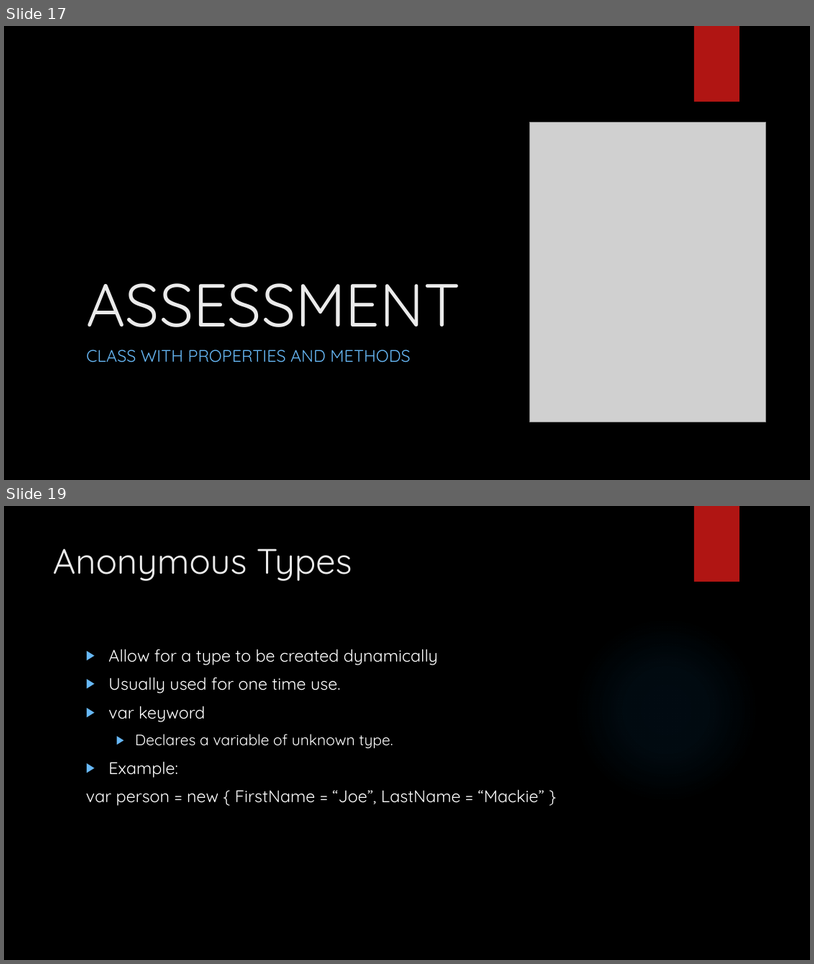
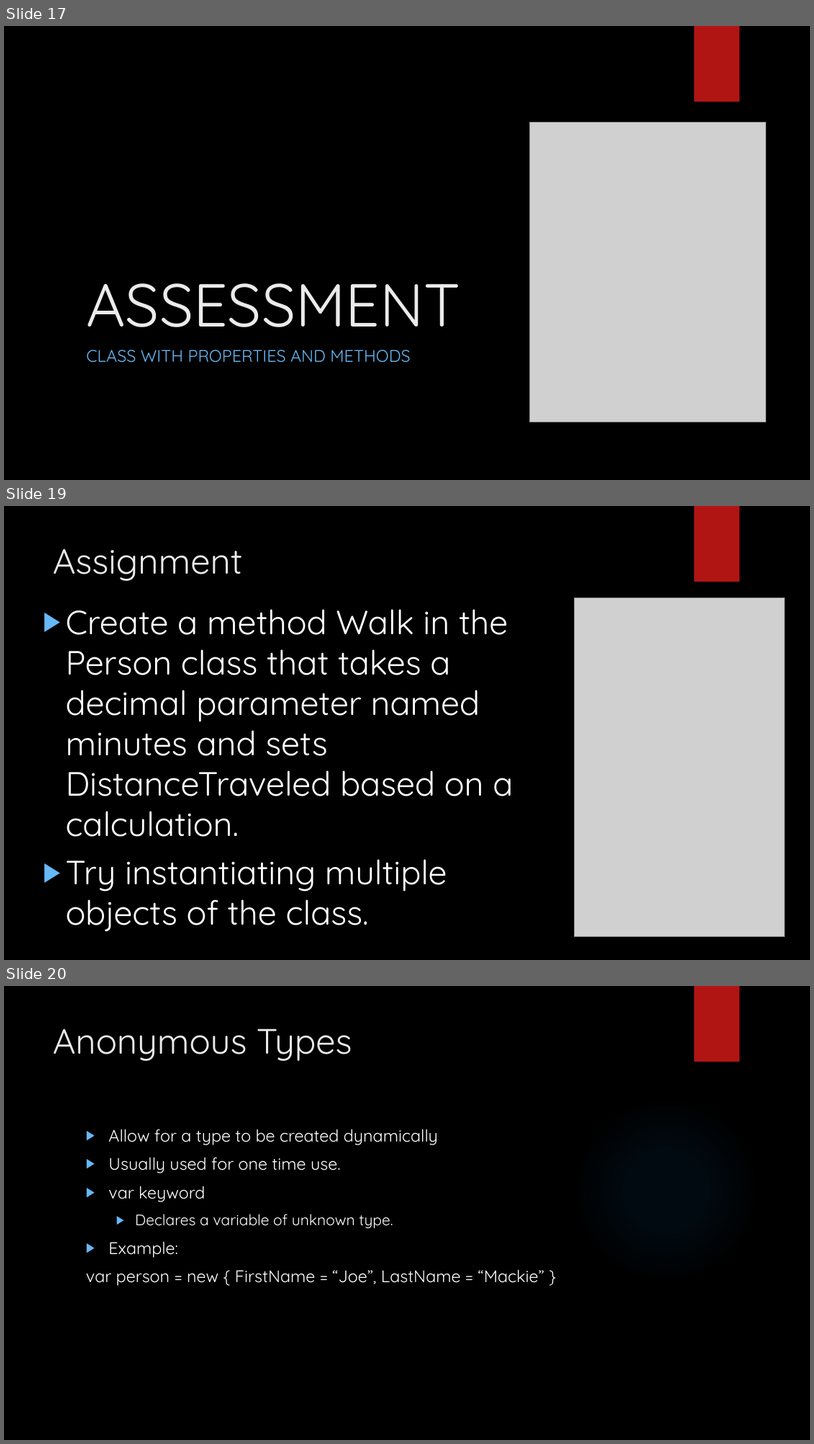
Before and after one commit to LogolsLLC/Logols-May2018, a slide deck: Slides/03_OOP_TrainingPlan.pptx. Shown one above the other, each under a label of ours: slides 17 and 19 before the commit, slides 17, 19 and 20 after it; the slides between them are not shown. The pictures are 814x964 and 814x1444 pixels, drawn with LibreOffice and Linux fonts; fonts in the diff are those of the drawing; grey boxes stand for pictures; background and template pictures are left out. Boxes give left, top, right and bottom in pixels: in the first picture for what was removed or moved away, otherwise in the second. Text is boxed around its words. In the diff, an @@ line names an element or a change of style, - is before the commit and + after.

```diff
--- a/Slides/03_OOP_TrainingPlan.pptx
+++ b/Slides/03_OOP_TrainingPlan.pptx
@@ slide 19 added at [4, 506, 810, 960], background picture (left out); not listed: 2 template elements that a slide beside it also shows @@
@@ title added at [53, 548, 243, 581], 42 pt, text #EBEBEB @@
+Assignment
@@ text added at [66, 609, 513, 932], 40 pt, text #FFFFFF @@
+▶ Create a method Walk in the Person class that takes a decimal parameter named minutes and sets DistanceTraveled based on a calculation.
+▶ Try instantiating multiple objects of the class.
@@ picture added at [575, 598, 786, 937] @@
@@ what was slide 19 is now slide 20 @@
```
Also in this commit, not shown: 4 slides changed, 2 other slides added.
